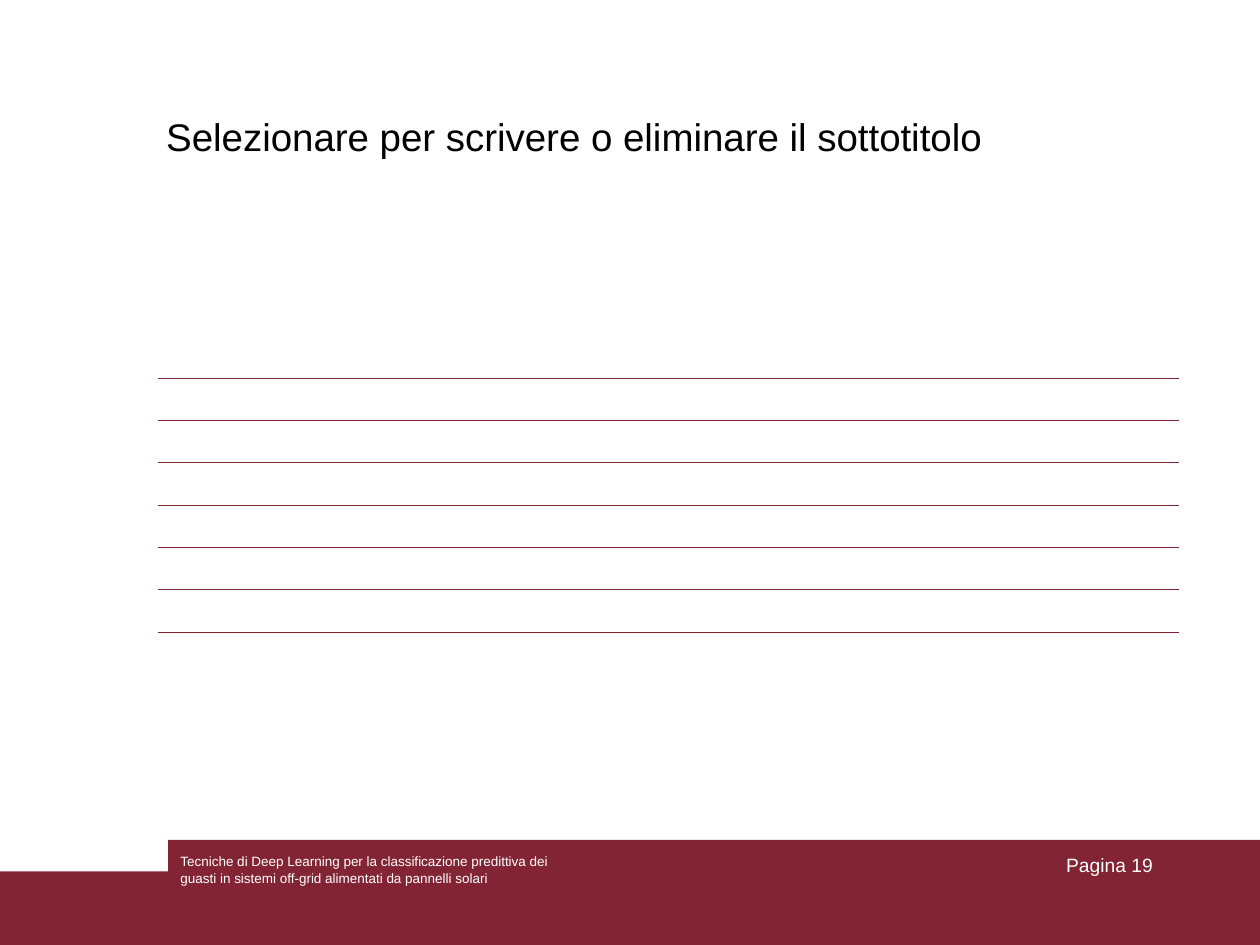
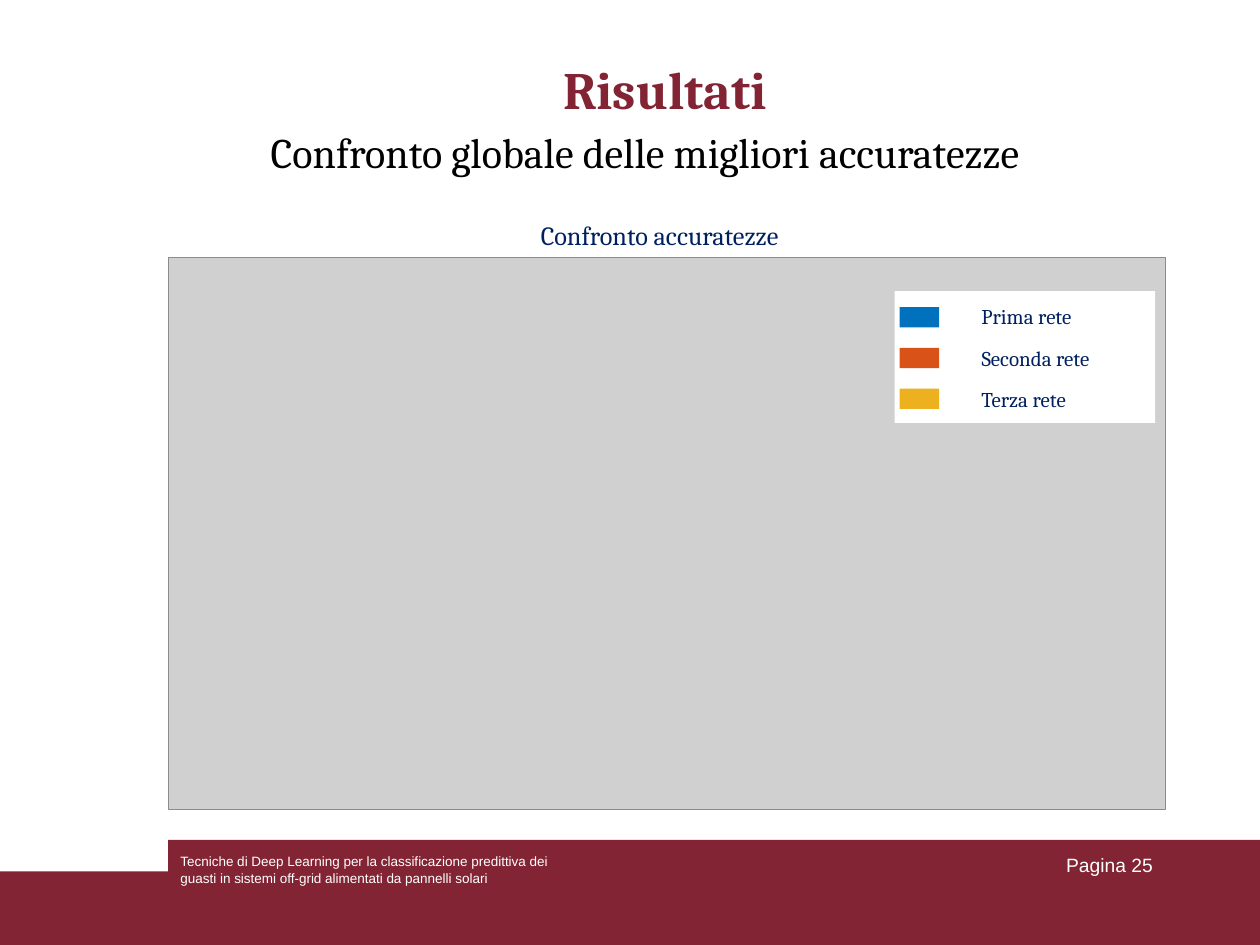
Before and after one commit to lorenzoooooo/DL-for-Predictive-Fault-Classification-in-Off-Grid-Systems, a slide deck: slide 25 of Presentazione_tesi.ppt (slide 19 before the commit). Drawn at 1260x945 pixels with LibreOffice and Linux fonts; fonts in the diff are those of the drawing; grey boxes stand for pictures. Boxes give left, top, right and bottom in pixels: in the first picture for what was removed or moved away, otherwise in the second. Text is boxed around its words. In the diff, an @@ line names an element or a change of style, - is before the commit and + after.

```diff
--- a/Presentazione_tesi.ppt
+++ b/Presentazione_tesi.ppt
@@ title added at (563, 72, 766, 110), 30 pt, text #822433, bold @@
+Risultati
@@ text removed at (166, 123, 981, 159) @@
-Selezionare per scrivere o eliminare il sottotitolo
@@ text added at (271, 138, 1019, 178), 24 pt, text #000000 @@
+Confronto globale delle migliori accuratezze
@@ text added at (541, 226, 779, 246), 15 pt, text #002060 @@
+Confronto accuratezze
@@ table removed at (158, 378, 1178, 633), 6 rows, 9 columns @@
- |  |  |  |  |  |  |  | 
- |  |  |  |  |  |  |  | 
- |  |  |  |  |  |  |  | 
- |  |  |  |  |  |  |  | 
- |  |  |  |  |  |  |  | 
- |  |  |  |  |  |  |  | 
@@ group added at (169, 257, 1166, 810): 4 rectangles, 3 texts, 1 picture @@
+Prima rete
+Seconda rete
+Terza rete
@@ page number at (1066, 858, 1152, 876): text changed @@
-Pagina 19
+Pagina 25
```
Also in this commit, not shown: 5 other slides changed, 7 slides added, 1 other file.
